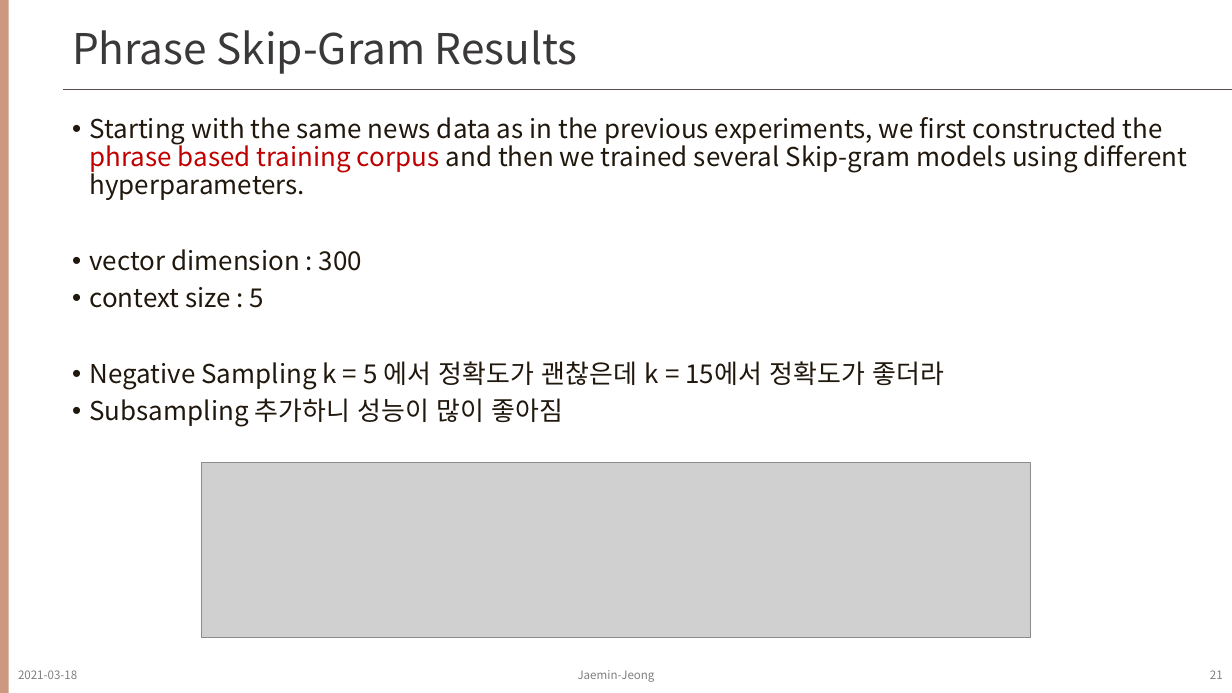
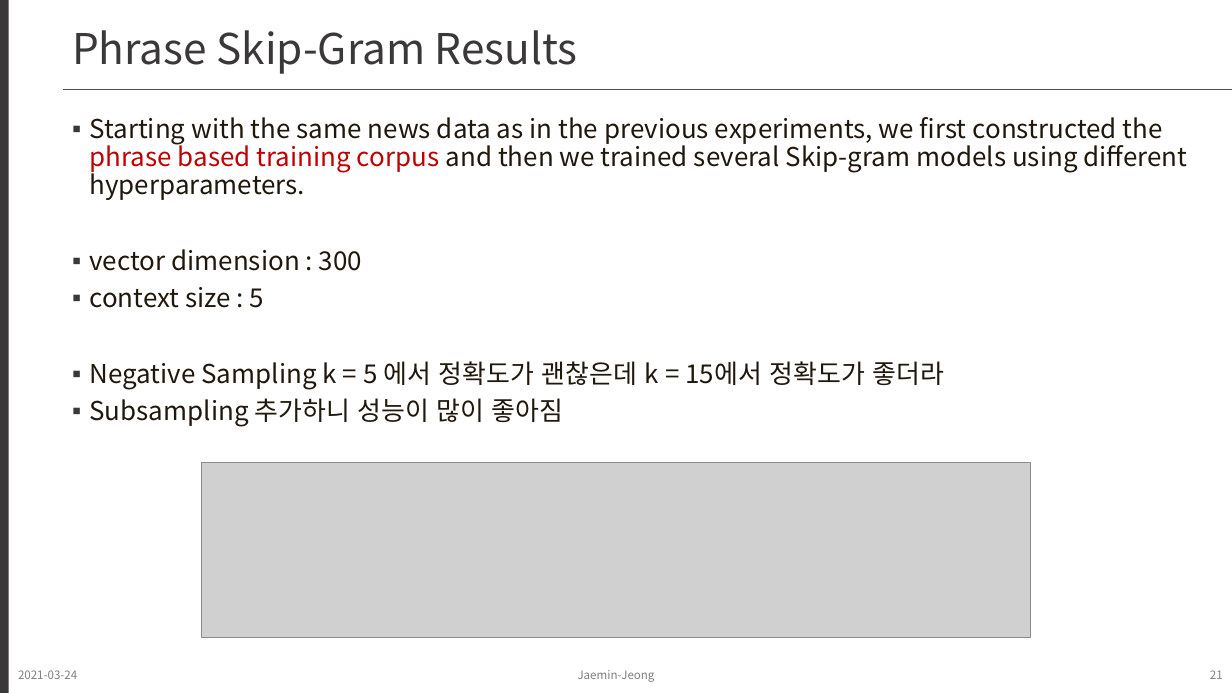
Before and after one commit to jjeamin/jjeamin.github.io, a slide deck: slide 21 of assets/slide/2021-03-02-Distributed_Representations_of_Words_and_Phrases.pptx. Drawn at 1232x693 pixels with LibreOffice and Linux fonts; fonts in the diff are those of the drawing; grey boxes stand for pictures; background and template pictures are left out. Boxes give left, top, right and bottom in pixels: in the first picture for what was removed or moved away, otherwise in the second. Text is boxed around its words. In the diff, an @@ line names an element or a change of style, - is before the commit and + after.

Commit message:
Update ppt theme

```diff
--- a/assets/slide/2021-03-02-Distributed_Representations_of_Words_and_Phrases.pptx
+++ b/assets/slide/2021-03-02-Distributed_Representations_of_Words_and_Phrases.pptx
@@ rectangle at (0,0,8,693): fill #CC9880 to #3A3838 @@
@@ text "Starting with the same news ..." at (89,117,1188,427): bullet • to ▪ @@
@@ text at (18,670,77,679): text changed @@
-2021-03-18
+2021-03-24
```
Also in this commit, not shown: 22 other slides changed, 1 other file.
